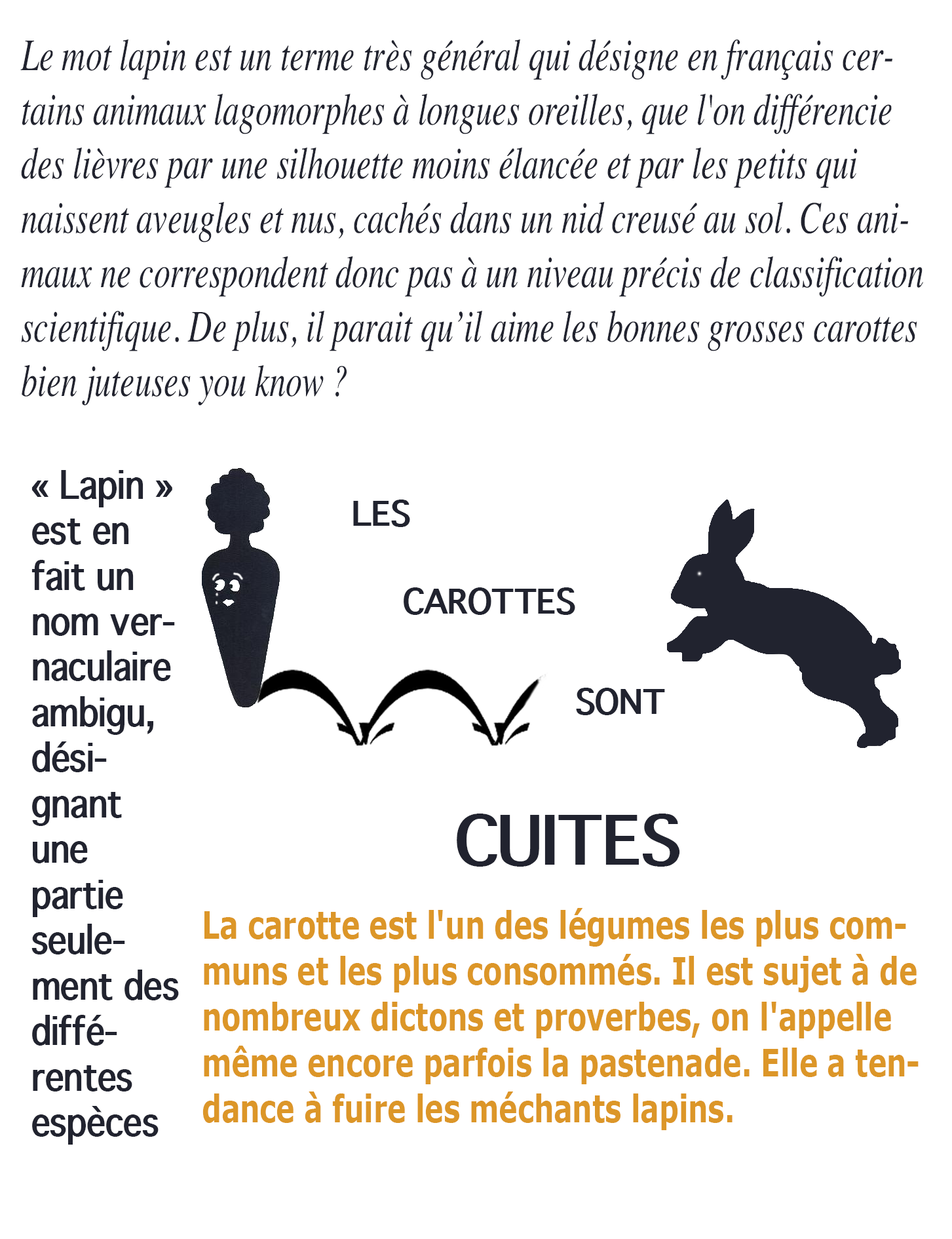
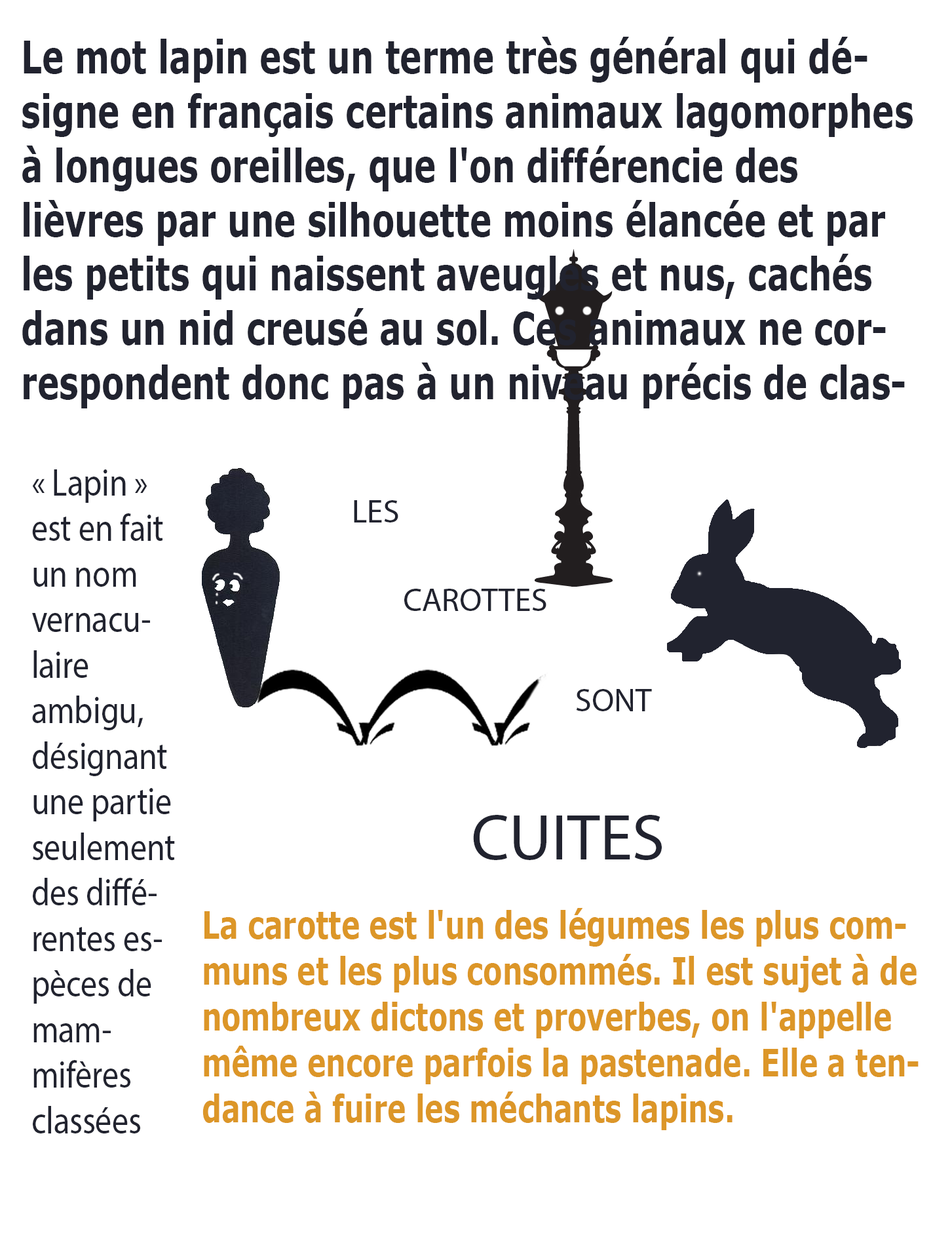
Revision of a layered w=952, h=1239 image; what changed, layer by layer:
painted on "CUITES" over <box>456,813,681,867</box>
painted on "SONT" over <box>576,687,666,716</box>
painted on "CAROTTES" over <box>403,587,576,615</box>
painted on "LES" over <box>353,499,411,527</box>
painted on "« Lapin » est en fait un nom vernaculaire ambigu, désignant une" over <box>31,469,179,1145</box>
painted on "Le mot lapin est un terme très général qui désigne en français" over <box>20,36,924,409</box>
added layer "Lampadaire" above "Background" over <box>377,249,771,587</box>
